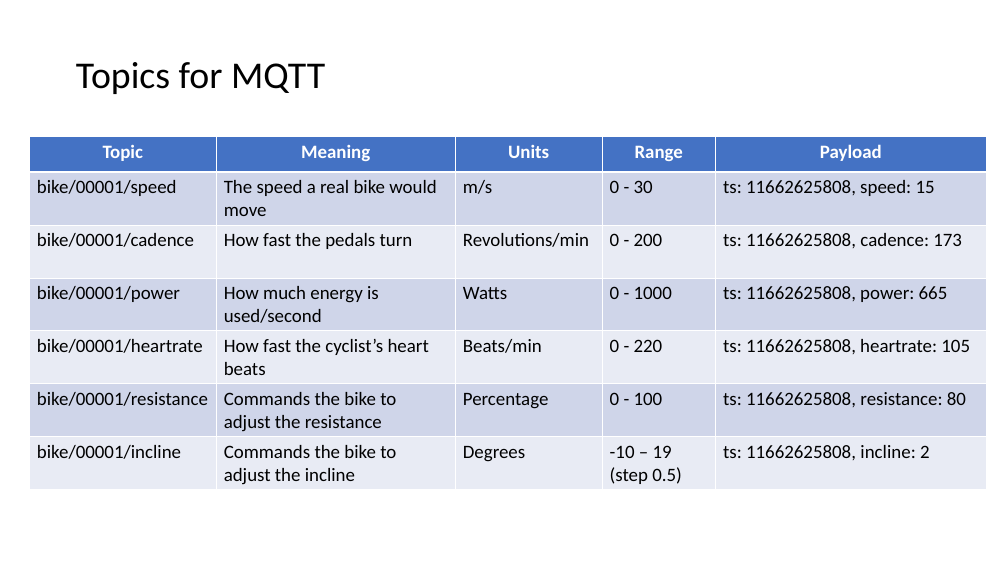
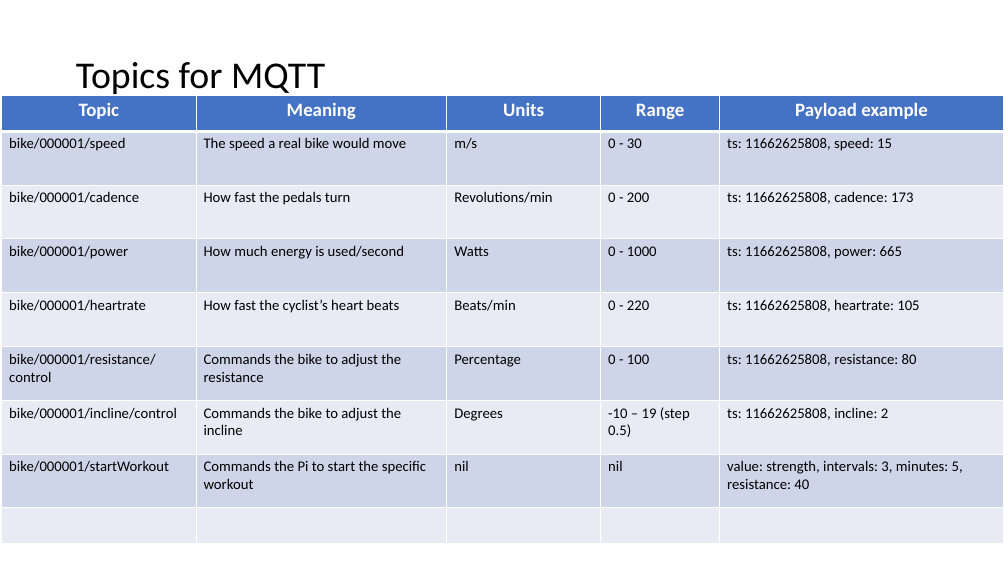
Before and after one commit to redbackoperations/iot, a slide deck: slide 1 of Research/MQTT Schema.pptx. Drawn at 1008x567 pixels with LibreOffice and Linux fonts; fonts in the diff are those of the drawing. Boxes give left, top, right and bottom in pixels: in the first picture for what was removed or moved away, otherwise in the second. Text is boxed around its words. In the diff, an @@ line names an element or a change of style, - is before the commit and + after.

```diff
--- a/Research/MQTT Schema.pptx
+++ b/Research/MQTT Schema.pptx
@@ table at (2, 95, 1004, 544) @@
-row 1: Topic | Meaning | Units | Range | Payload
-row 2: bike/00001/speed | The speed a real bike would move | m/s | 0 - 30 | ts: 11662625808, speed: 15
-row 3: bike/00001/cadence | How fast the pedals turn | Revolutions/min | 0 - 200 | ts: 11662625808, cadence: 173
-row 4: bike/00001/power | How much energy is used/second | Watts | 0 - 1000 | ts: 11662625808, power: 665
-row 5: bike/00001/heartrate | How fast the cyclist’s heart beats | Beats/min | 0 - 220 | ts: 11662625808, heartrate: 105
-row 6: bike/00001/resistance | Commands the bike to adjust the resistance | Percentage | 0 - 100 | ts: 11662625808, resistance: 80
-row 7: bike/00001/incline | Commands the bike to adjust the incline | Degrees | -10 – 19 (step 0.5) | ts: 11662625808, incline: 2
+row 1: Topic | Meaning | Units | Range | Payload example
+row 2: bike/000001/speed | The speed a real bike would move | m/s | 0 - 30 | ts: 11662625808, speed: 15
+row 3: bike/000001/cadence | How fast the pedals turn | Revolutions/min | 0 - 200 | ts: 11662625808, cadence: 173
+row 4: bike/000001/power | How much energy is used/second | Watts | 0 - 1000 | ts: 11662625808, power: 665
+row 5: bike/000001/heartrate | How fast the cyclist’s heart beats | Beats/min | 0 - 220 | ts: 11662625808, heartrate: 105
+row 6: bike/000001/resistance/control | Commands the bike to adjust the resistance | Percentage | 0 - 100 | ts: 11662625808, resistance: 80
+row 7: bike/000001/incline/control | Commands the bike to adjust the incline | Degrees | -10 – 19 (step 0.5) | ts: 11662625808, incline: 2
+row 8: bike/000001/startWorkout | Commands the Pi to start the specific workout | nil | nil | value: strength, intervals: 3, minutes: 5, resistance: 40
+row 9:  |  |  |  | 
@@ table: place and size @@
-table at (29, 137, 986, 490)
+table at (2, 95, 1004, 544)
```
Also in this commit, not shown: 2 other files.
